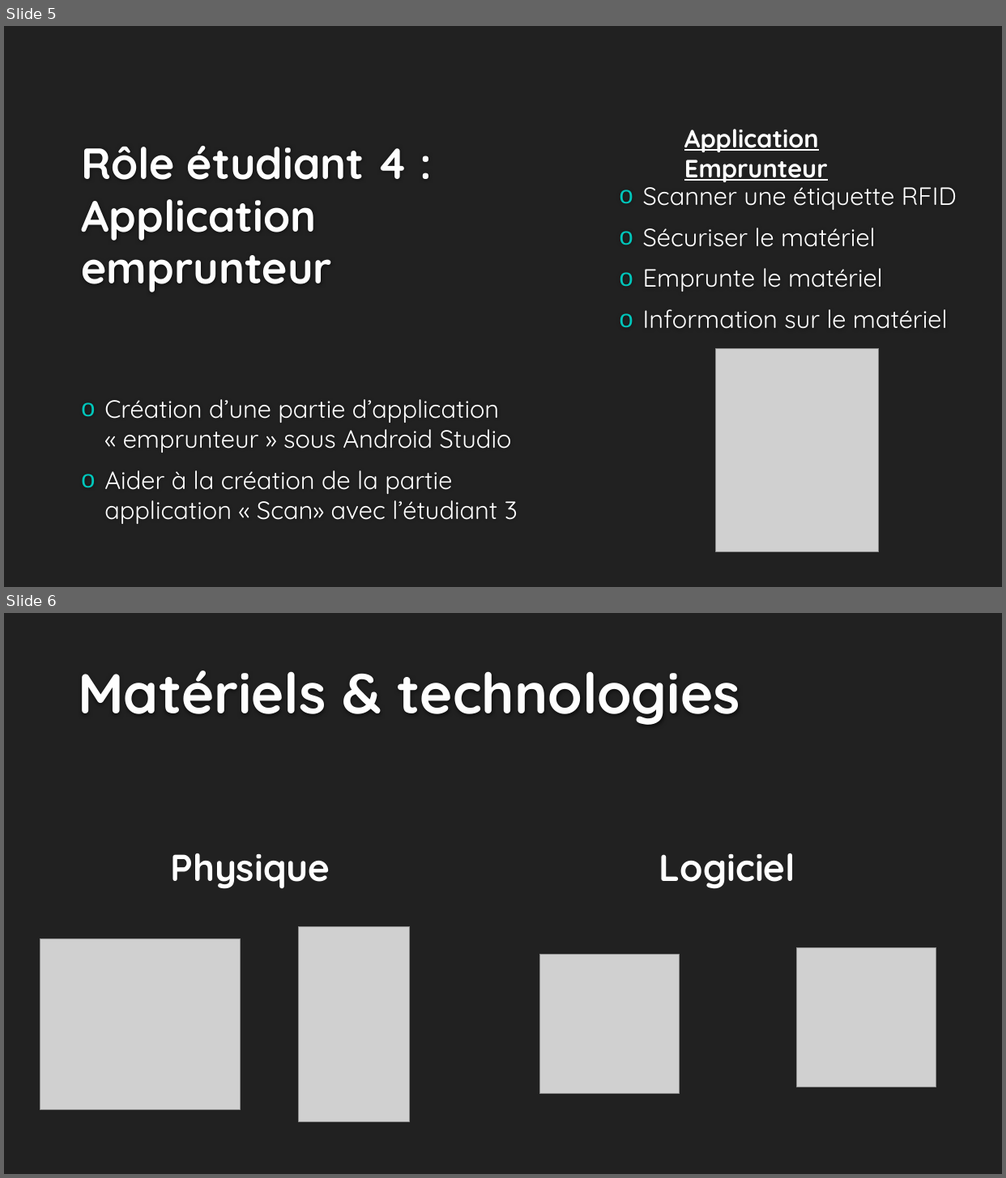
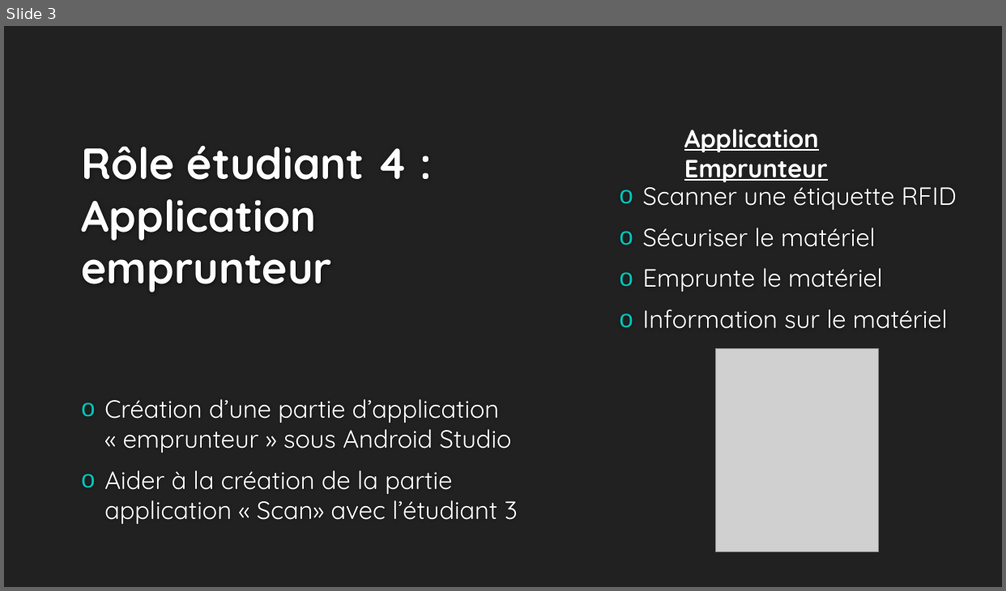
Before and after one commit to Wyrrain/Projet_Bts, a slide deck: Revue n1/Presentation du projet SFL2 (Pierre).pptx. Shown one above the other, each under a label of ours: slides 5 and 6 before the commit, slide 3 after it. The pictures are 1006x1178 and 1006x591 pixels, drawn with LibreOffice and Linux fonts; fonts in the diff are those of the drawing; grey boxes stand for pictures; background and template pictures are left out. Boxes give left, top, right and bottom in pixels: in the first picture for what was removed or moved away, otherwise in the second. Text is boxed around its words. In the diff, an @@ line names an element or a change of style, - is before the commit and + after.

```diff
--- a/Revue n1/Presentation du projet SFL2 (Pierre).pptx
+++ b/Revue n1/Presentation du projet SFL2 (Pierre).pptx
@@ slide 6 removed at [4, 613, 1002, 1174], background #212121 @@
@@ title removed at [78, 671, 740, 725] @@
-Matériels & technologies
@@ text removed at [171, 854, 330, 889] @@
-Physique
@@ text removed at [659, 854, 795, 889] @@
-Logiciel
@@ picture removed at [298, 926, 410, 1122] @@
@@ picture removed at [40, 939, 241, 1110] @@
@@ picture removed at [797, 948, 936, 1087] @@
@@ picture removed at [540, 954, 680, 1093] @@
@@ what was slide 5 is now slide 3 @@
```
Also in this commit, not shown: 1 slide changed, 1 other slide removed, 3 other files.
